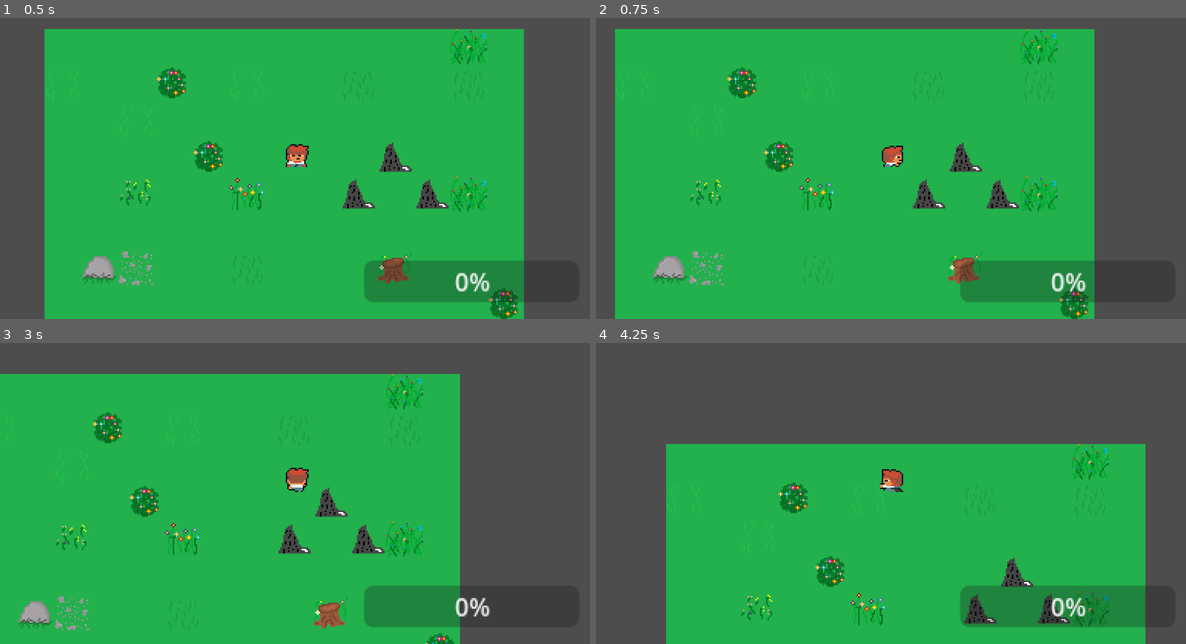
Above: before the commit, frames 1-4 (two rows, left to right).
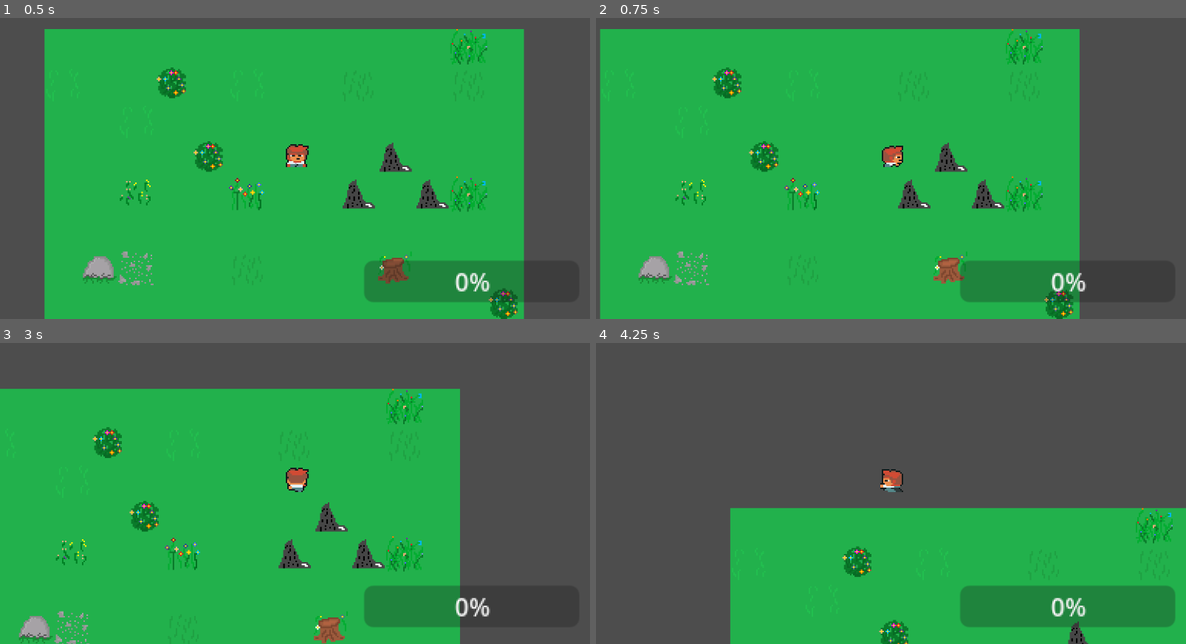
Above: after the commit, the same moments.

Repository: Jelombo/KnightsBadHairDay
Game: Godot game, scene res://Scenes/game.tscn
The game is run twice, just before and just after one commit, with the same random seed, the same clock (stepped at 60 frames per second) and the same inputs.
Inputs:
- Up to frame 1 (0.5 s): no input
- Up to frame 2 (0.75 s): tap Enter at 0.5 s; hold D (right) from 0.53 s (still down); tap Space (Dash) at 0.6 s
- Up to frame 3 (3 s): release D (right) at 1.28 s; hold S (down) 1.28-2.03 s; tap Space (Dash) at 1.35, 2.1, 2.85 s; hold D (right) 2.03-2.78 s; hold W (up) from 2.78 s (still down)
- Up to frame 4 (4.25 s): release W (up) at 3.53 s; hold A (left) from 3.53 s (still down); tap Space (Dash) at 3.6 s

Frame 1 is identical in both runs. In frame 2, 10% of the frame differs, in the area x 0-85%, y 3-100%; in frame 3, 8.9%; in frame 4, 27%, in the area x 11-100%, y 33-100%.

Commit message:
Add files via upload

Diff:
--- a/Script/player.gd
+++ b/Script/player.gd
@@ -3,8 +3,13 @@
 class_name Player
 
 @onready var animated_sprite_2d: AnimationController = $playerAnimations
+@onready var timerDash: Timer = $dashTimer
 
-const SPEED = 5000.0
+var SPEED = 5000.0
+
+
+func _end_dash():
+	SPEED = 5000.0
 
 func _physics_process(delta: float) -> void:
 	var direction = Input.get_vector("left", "right", "up", "down")
@@ -20,5 +25,9 @@
 	else:
 		animated_sprite_2d.play_idle_animation()
 
+	if Input.is_action_just_pressed("Dash"):
+		timerDash.start()
+		SPEED = 10000.0
+		get_tree().create_timer(0.5).timeout.connect(_end_dash)
 
 	move_and_slide()
